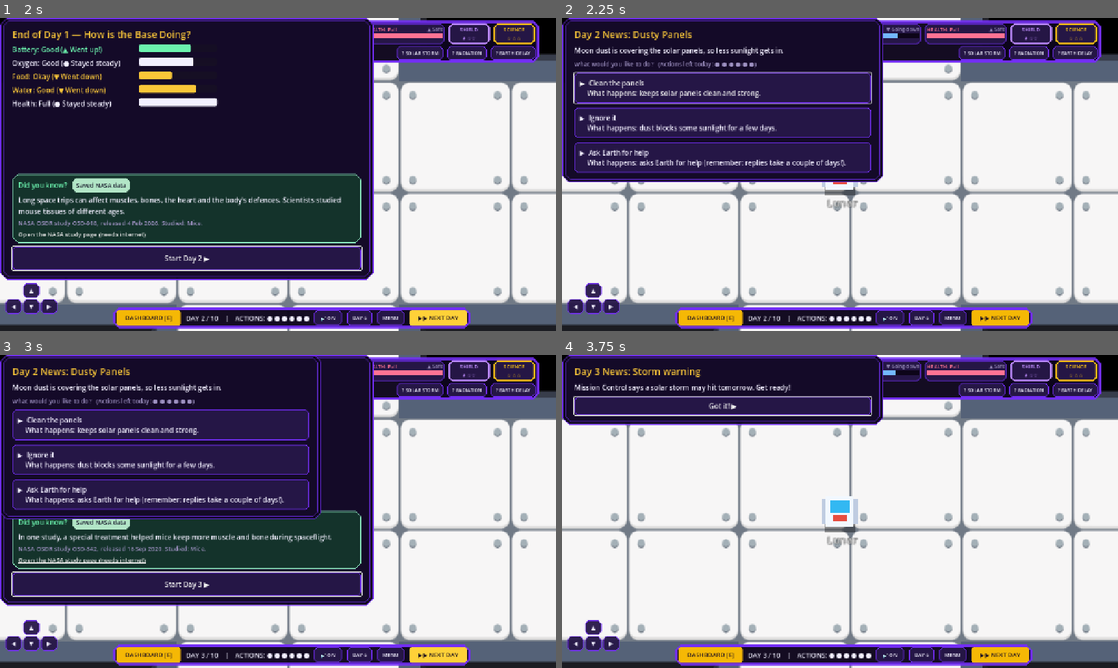
Above: before the commit, frames 1-4 (two rows, left to right).
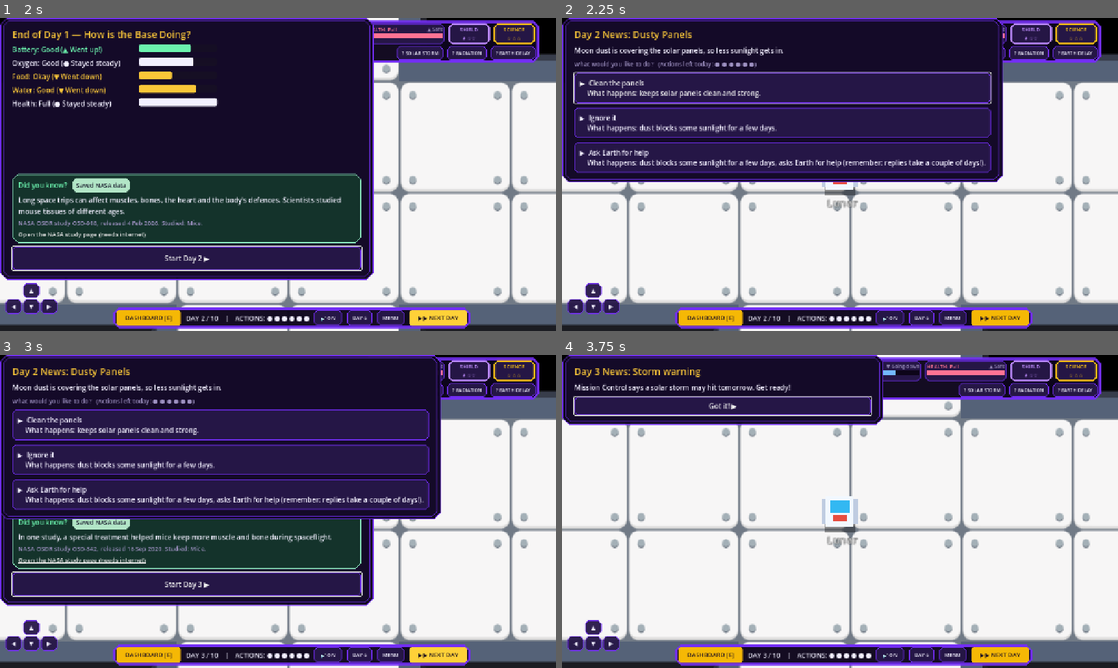
Above: after the commit, the same moments.

Repository: Inno-san/nasa_lunar_
Game: Godot game, scene res://scenes/main_menu.tscn
Same seed, same stepped clock (60 frames per second), same inputs: the game is played once before the commit and once after it.
Inputs:
- Up to frame 1 (2 s): click "▶ PLAY MISSION" at 0.5 s; click "▶▶ NEXT DAY" at 1.25 s
- Up to frame 2 (2.25 s): click "Start Day 2 ▶" at 2 s
- Up to frame 3 (3 s): click "▶▶ NEXT DAY" at 2.75 s
- Up to frame 4 (3.75 s): click "Start Day 3 ▶" at 3.5 s

Frame 1 is identical in both runs. In frame 2, 12% of the frame differs, in the area x 14-80%, y 0-53%; in frame 3, 10%; in frame 4, nothing differs.

Commit message:
fix(events): apply solar penalty on dusty_panels 'ask' choice and snapshot day meters before Step 7

Diff:
--- a/data/events.json
+++ b/data/events.json
@@ -35,6 +35,10 @@
           "effect": "reply arrives day 4 (too late); teaches delay",
           "label": "Ask Earth for help",
           "effects": {
+            "solar_penalty": {
+              "amount": 8,
+              "days": 3
+            },
             "reply": "Mission Control says: clean the panels! Your reply came late. Messages from Earth take time."
           }
         }
--- a/scripts/autoload/game_state.gd
+++ b/scripts/autoload/game_state.gd
@@ -665,6 +665,11 @@
 		if oxygen_leak_days == 0:
 			oxygen_leak_amount = 0
 
+	var meters: Array = []
+	for key in METER_KEYS:
+		meters.append({"key": key, "label": String(key).capitalize(), "before": int(before[key]),
+			"after": int(get(key)), "lines": lines[key].duplicate()})
+
 	# STEP 7: NEXT DAY (refill AP, deliver messages, queue events)
 	var messages: Array[String] = []
 	if bool(_res["advance"]) and not game_over:
@@ -676,11 +681,6 @@
 		effective_shield_today = shield
 		_deliver_messages(messages, lines)
 		pending_events = EventManager.events_for_day(day)
-
-	var meters: Array = []
-	for key in METER_KEYS:
-		meters.append({"key": key, "label": String(key).capitalize(), "before": int(before[key]),
-			"after": int(get(key)), "lines": lines[key]})
 
 	last_day_report = {
 		"resolved_day": resolved_day, "battery": battery, "oxygen": oxygen, "food": food, "water": water,
